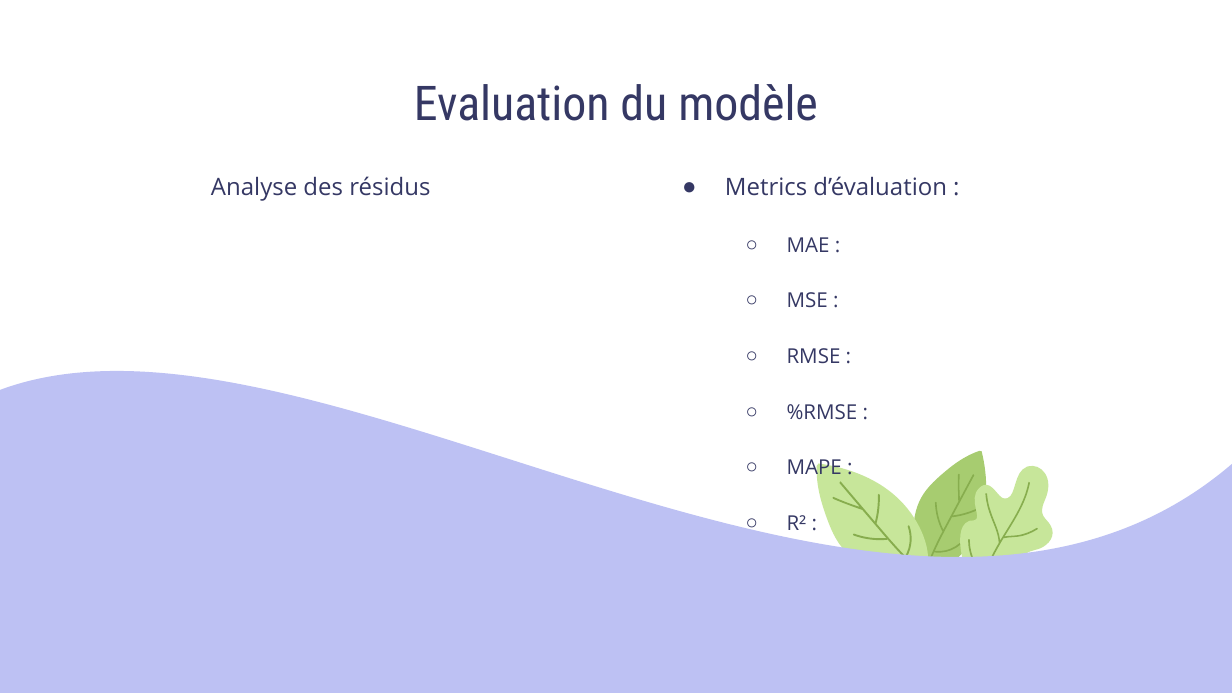
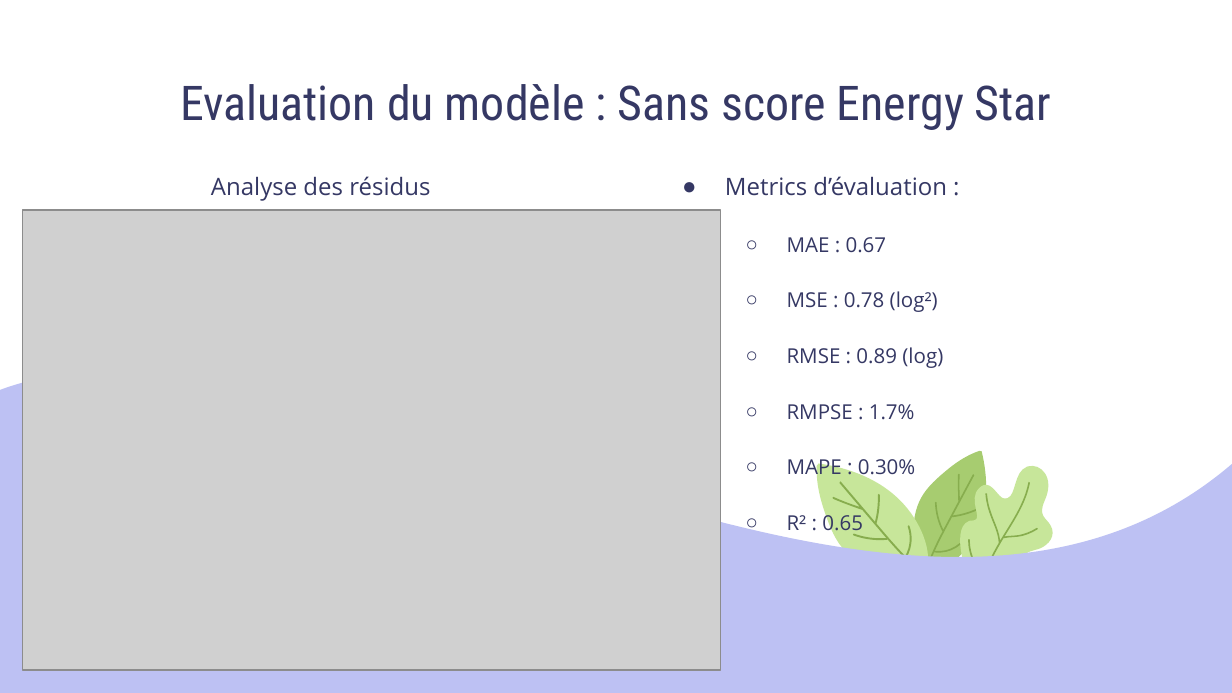
Before and after one commit to Sylvariane/Anticipez_les_besoins_en_electricite, a slide deck: slide 23 of Pélec_03_presentation.pptx. Drawn at 1232x693 pixels with LibreOffice and Linux fonts; fonts in the diff are those of the drawing; grey boxes stand for pictures. Boxes give left, top, right and bottom in pixels: in the first picture for what was removed or moved away, otherwise in the second. Text is boxed around its words. In the diff, an @@ line names an element or a change of style, - is before the commit and + after.

Commit message:
ajout du rmpse

```diff
--- a/Pélec_03_presentation.pptx
+++ b/Pélec_03_presentation.pptx
@@ title at (181,84,1051,131): text changed @@
-Evaluation du modèle
+Evaluation du modèle : Sans score Energy Star
@@ picture added at (22,211,721,670) @@
@@ text at (787,237,943,537): text changed @@
-  ○ MAE :
-  ○ MSE :
-  ○ RMSE :
-  ○ %RMSE :
-  ○ MAPE :
-  ○ R² :
+  ○ MAE : 0.67
+  ○ MSE : 0.78 (log²)
+  ○ RMSE : 0.89 (log)
+  ○ RMPSE : 1.7%
+  ○ MAPE : 0.30%
+  ○ R² : 0.65
```
Also in this commit, not shown: 4 other slides changed, 1 other file.
